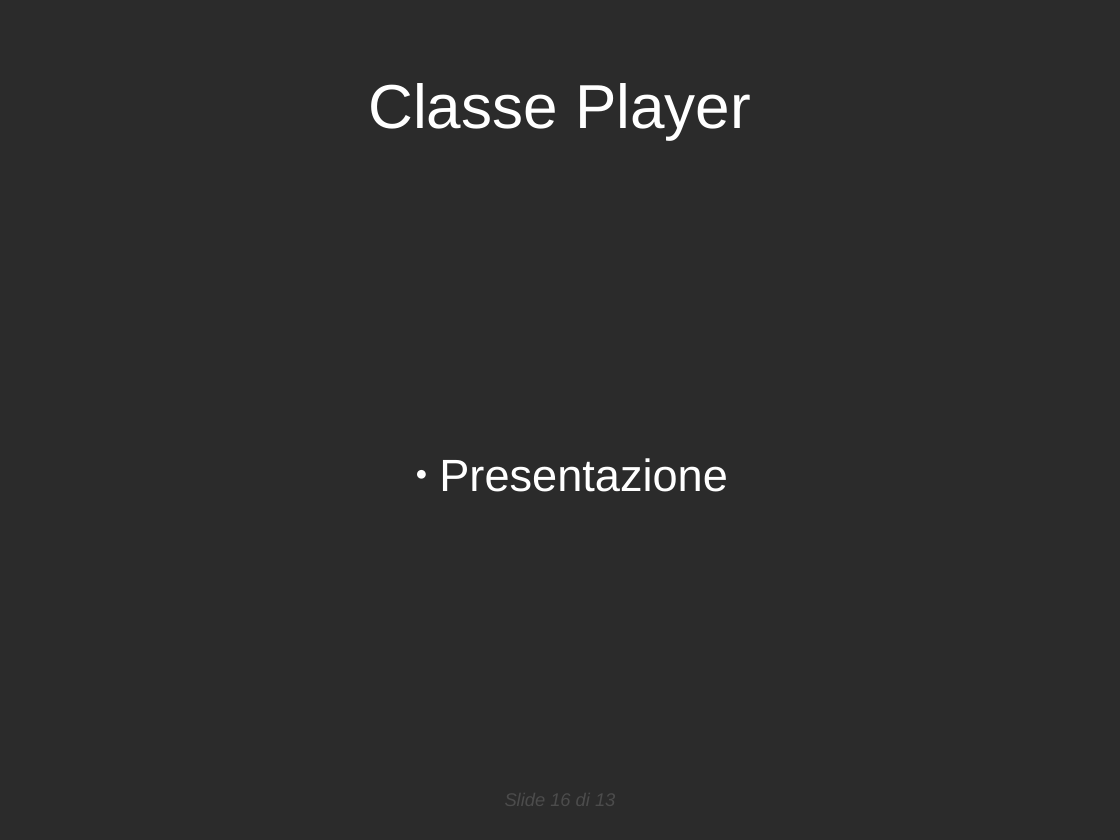
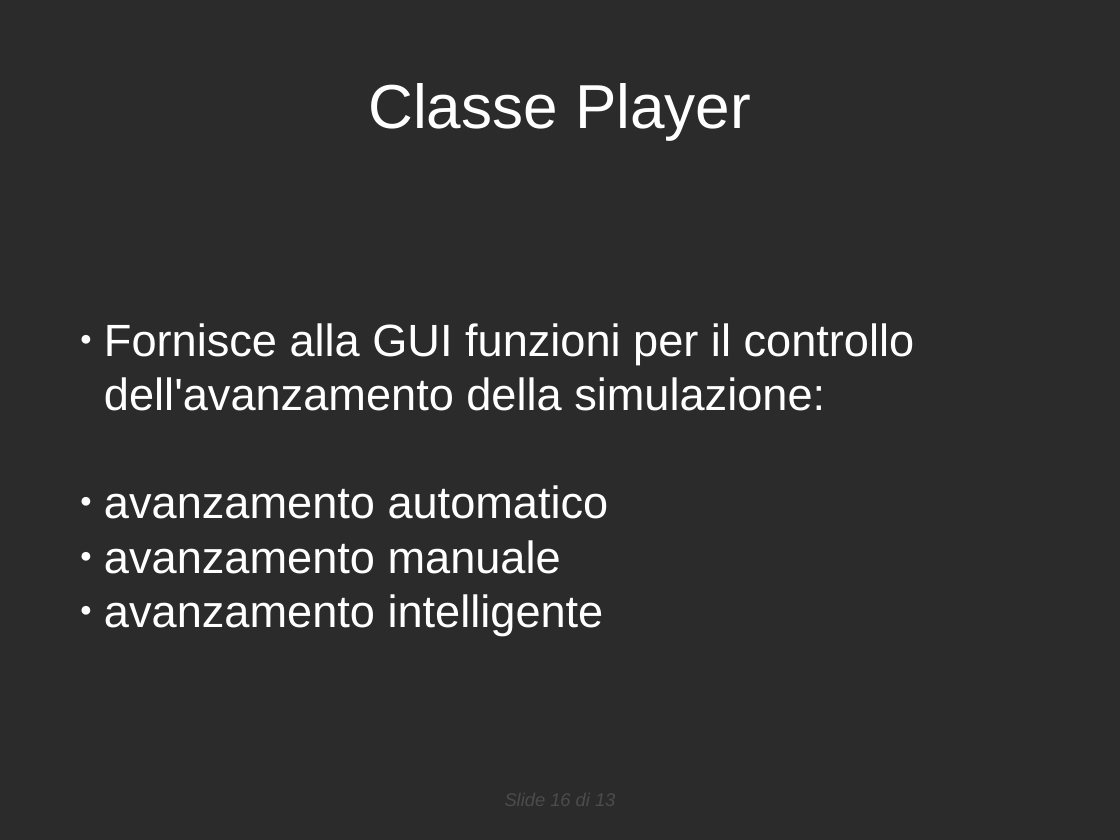
Before and after one commit to danybony/sigem, a slide deck: slide 16 of doc/RPP/presentazione.odp. Drawn at 1120x840 pixels with LibreOffice and Linux fonts; fonts in the diff are those of the drawing; background and template pictures are left out; a plain dark background stands for a picture behind light text. Boxes give left, top, right and bottom in pixels: in the first picture for what was removed or moved away, otherwise in the second. Text is boxed around its words. In the diff, an @@ line names an element or a change of style, - is before the commit and + after.

```diff
--- a/doc/RPP/presentazione.odp
+++ b/doc/RPP/presentazione.odp
@@ subtitle at [104, 323, 915, 635]: text changed @@
-  ● Presentazione
+  ● Fornisce alla GUI funzioni per il controllo dell'avanzamento della simulazione:
+  ● avanzamento automatico
+  ● avanzamento manuale
+  ● avanzamento intelligente
```
Also in this commit, not shown: 2 other slides changed, 5 slides added, 3 slides removed.
